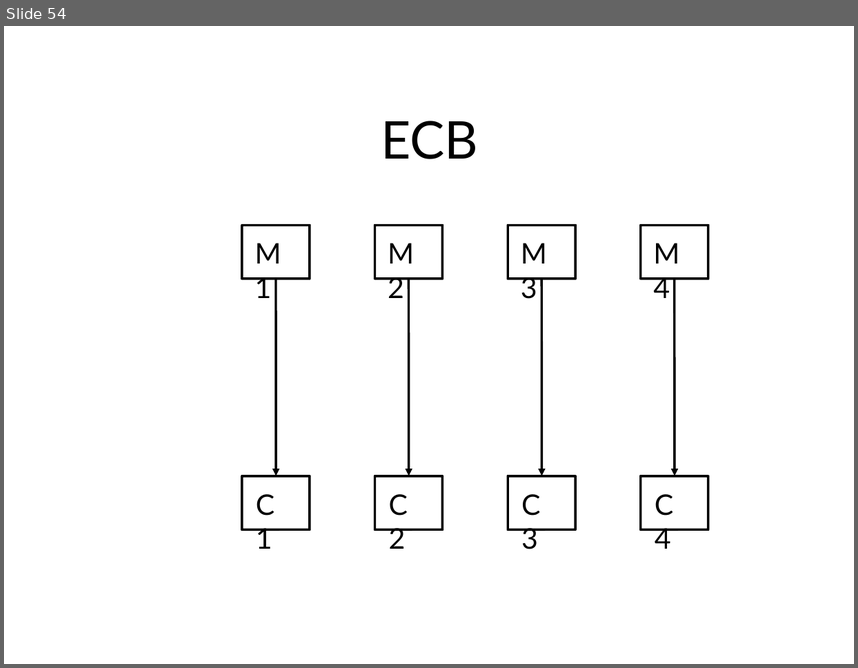
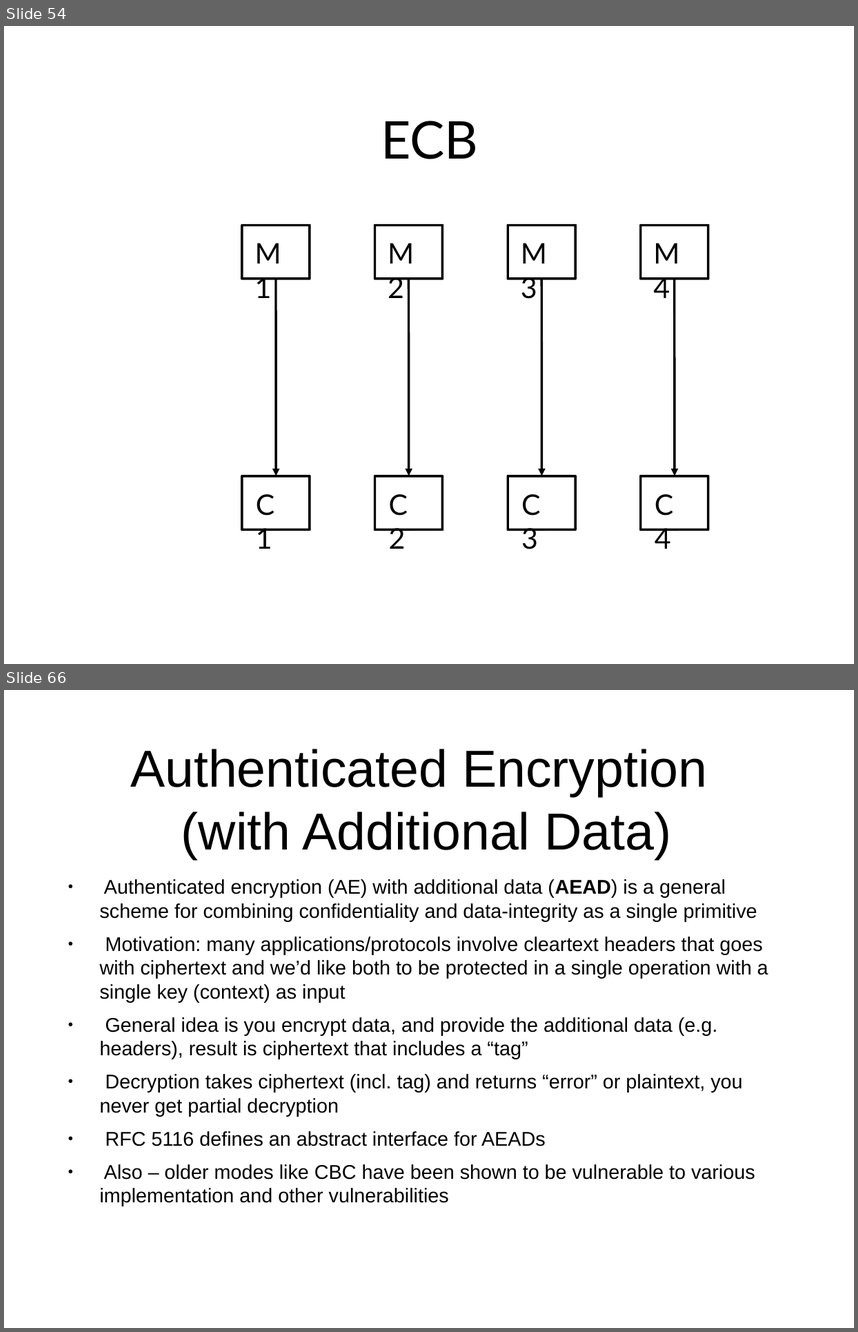
Before and after one commit to sftcd/cs7053, a slide deck: 2016lectures/03-crypto.ppt. Shown one above the other, each under a label of ours: slide 54 before the commit, slides 54 and 66 after it; the slides between them are not shown. The pictures are 858x668 and 858x1332 pixels, drawn with LibreOffice and Linux fonts; fonts in the diff are those of the drawing. Boxes give left, top, right and bottom in pixels: in the first picture for what was removed or moved away, otherwise in the second. Text is boxed around its words. In the diff, an @@ line names an element or a change of style, - is before the commit and + after.

Commit message:
added AEAD stuff

```diff
--- a/2016lectures/03-crypto.ppt
+++ b/2016lectures/03-crypto.ppt
@@ slide 66 added at [4,690,854,1328], background #FFFFFF @@
@@ title added at [130,749,707,859], 44 pt, text #000000 @@
+Authenticated Encryption
+(with Additional Data)
@@ text added at [100,879,769,1206], 16.8 pt, text #000000 @@
+● Authenticated encryption (AE) with additional data (AEAD) is a general scheme for combining confidentiality and data-integrity as a single primitive
+● Motivation: many applications/protocols involve cleartext headers that goes with ciphertext and we’d like both to be protected in a single operation with a single key (context) as input
+● General idea is you encrypt data, and provide the additional data (e.g. headers), result is ciphertext that includes a “tag”
+● Decryption takes ciphertext (incl. tag) and returns “error” or plaintext, you never get partial decryption
+● RFC 5116 defines an abstract interface for AEADs
+● Also – older modes like CBC have been shown to be vulnerable to various implementation and other vulnerabilities
```
Also in this commit, not shown: 58 slides changed, 9 other slides added, 4 other files.
